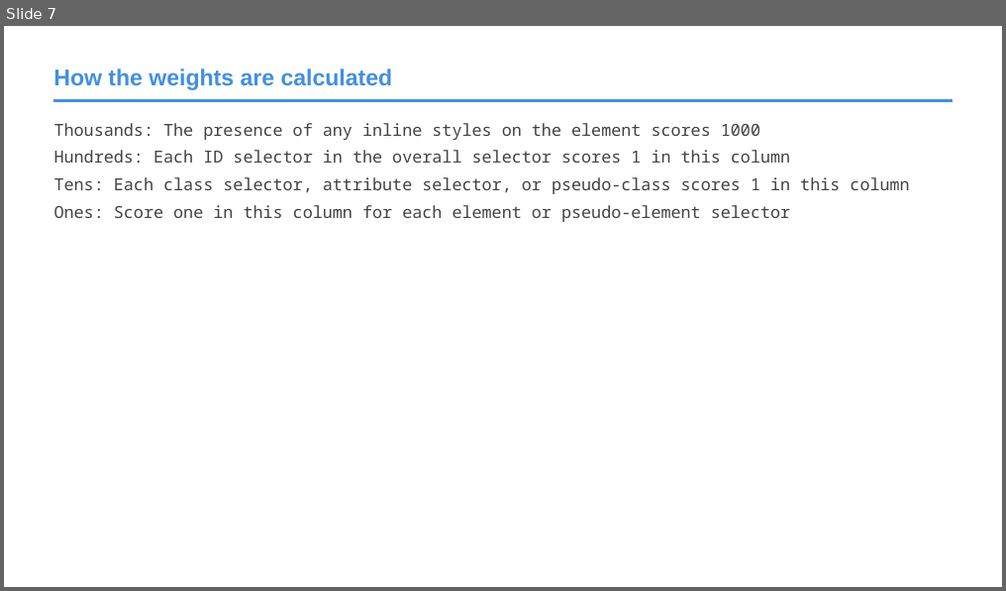
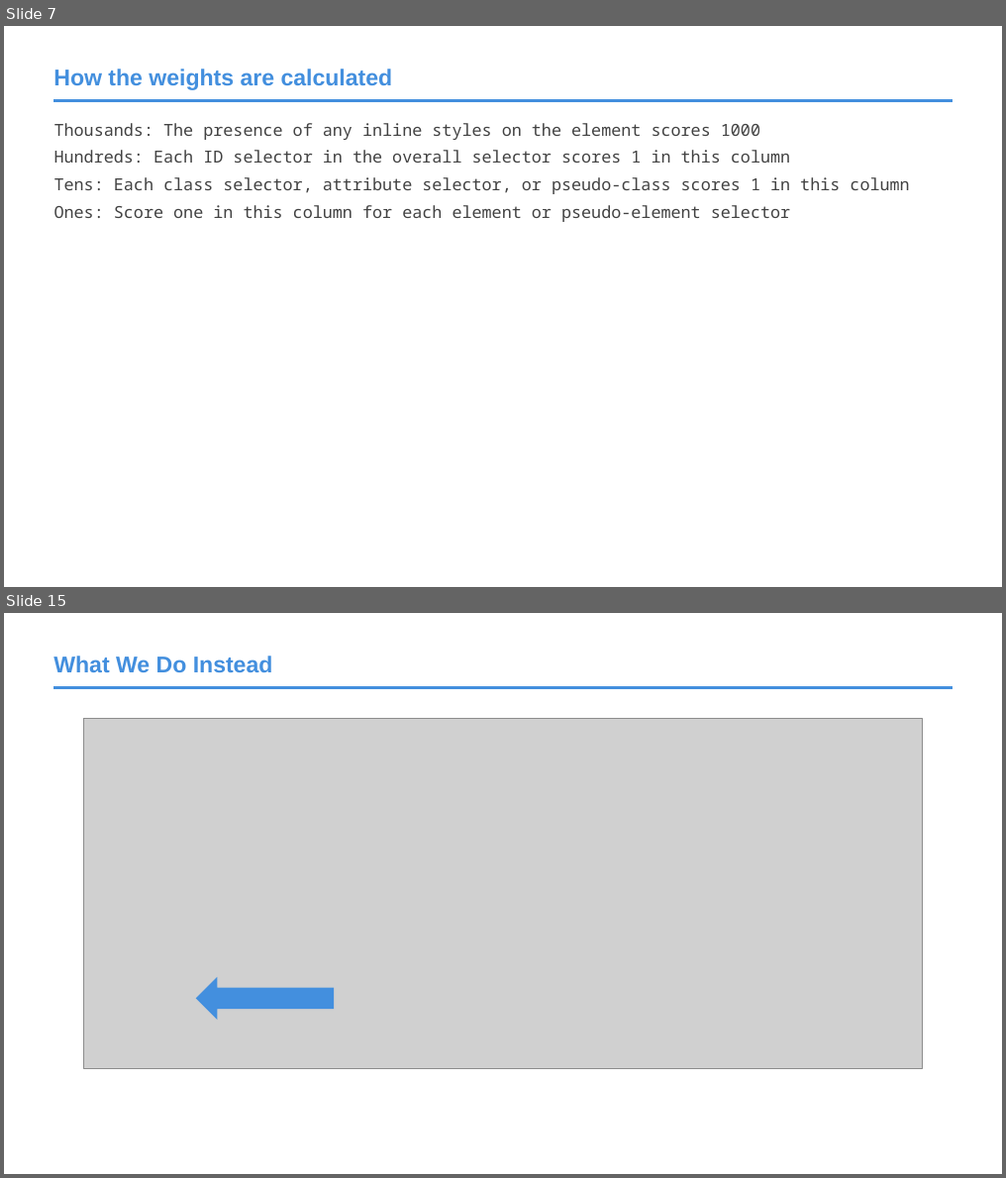
Before and after one commit to roblarsen/rob-larsen-presentations, a slide deck: css-bootstrap.pptx. Shown one above the other, each under a label of ours: slide 7 before the commit, slides 7 and 15 after it; the slides between them are not shown. The pictures are 1006x591 and 1006x1178 pixels, drawn with LibreOffice and Linux fonts; fonts in the diff are those of the drawing; grey boxes stand for pictures; background and template pictures are left out. Boxes give left, top, right and bottom in pixels: in the first picture for what was removed or moved away, otherwise in the second. Text is boxed around its words. In the diff, an @@ line names an element or a change of style, - is before the commit and + after.

```diff
--- a/css-bootstrap.pptx
+++ b/css-bootstrap.pptx
@@ slide 15 added at [4,613,1002,1174], background #FFFFFF; not listed: 1 template element that a slide beside it also shows @@
@@ title added at [54,656,273,672], 22 pt, text #438FDE, bold @@
+What We Do Instead
@@ picture added at [83,719,923,1069] @@
@@ left arrow added at [196,977,334,1020], fill #438FDE @@
```
Also in this commit, not shown: 4 slides changed, 28 other slides added, 32 slides removed.
